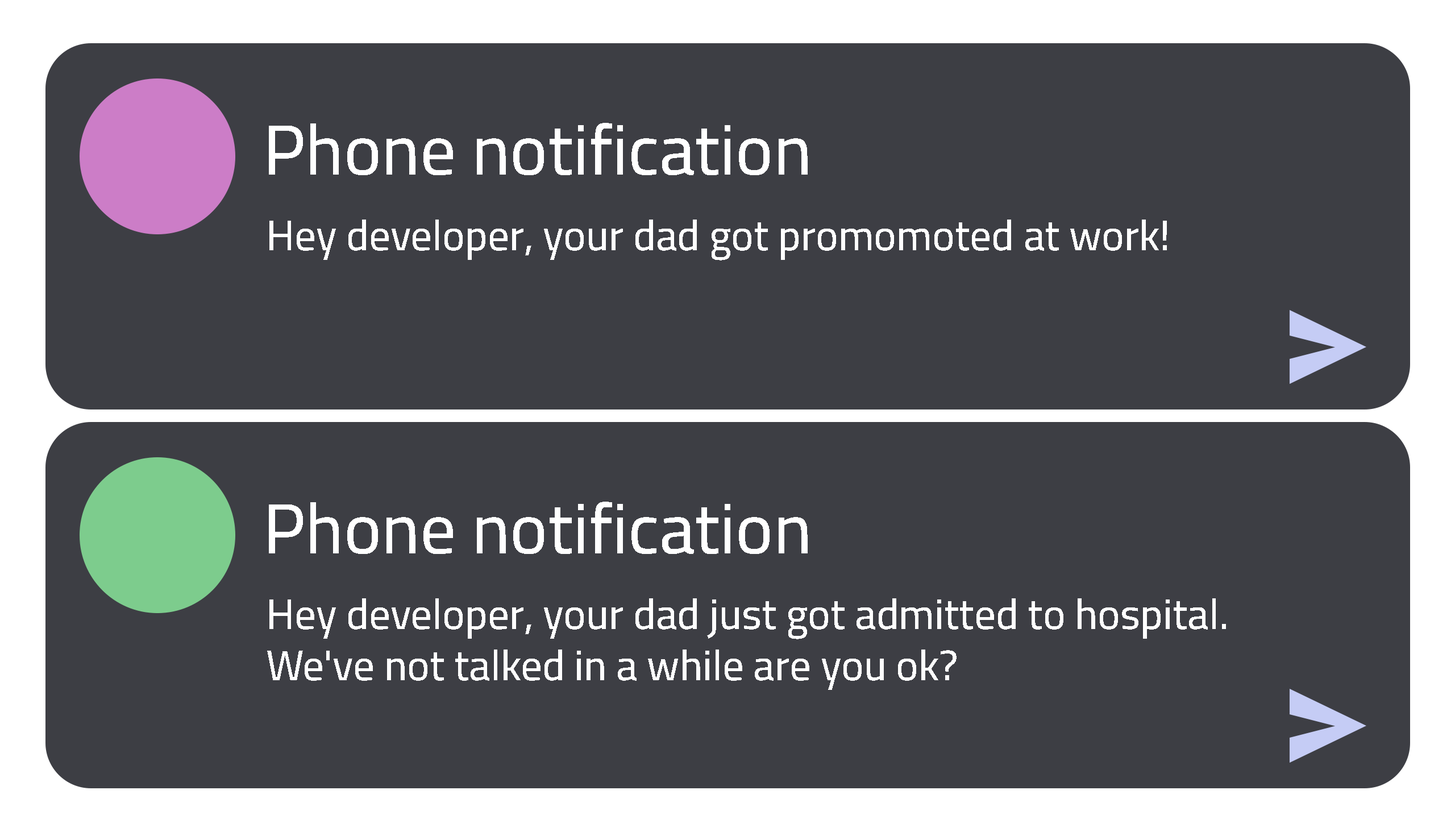
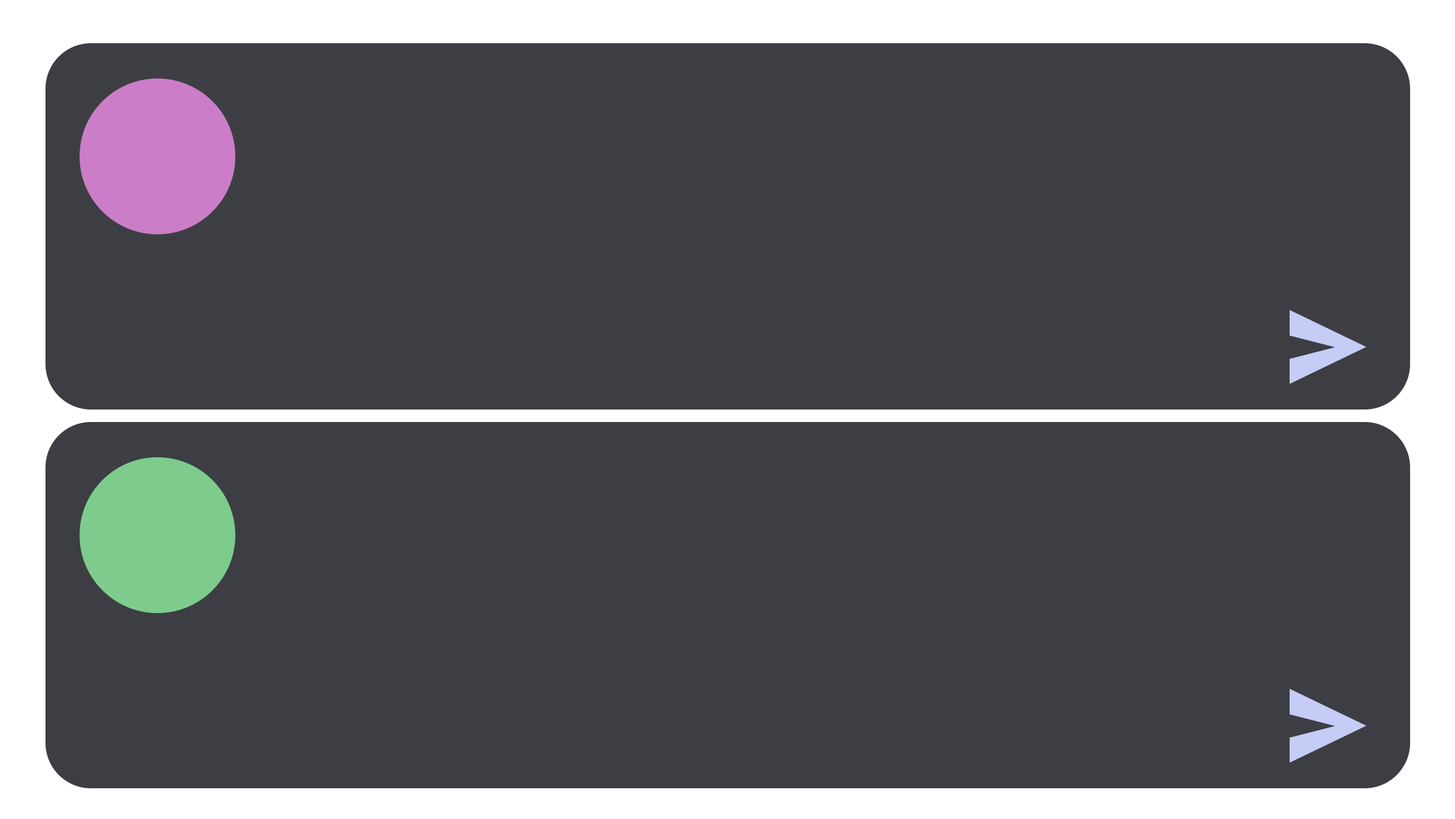
The second 1455x819 image is a revision of the first. Changes to its layers:
hid "Header" (1st of 2, in "Notification copy") over (268, 122, 808, 176)
hid "Content" (1st of 2, in "Notification copy") over (269, 219, 1168, 261)
hid "Header" (2nd of 2, in "Notification") over (268, 501, 808, 554)
hid "Content" (2nd of 2, in "Notification") over (267, 598, 1227, 690)
